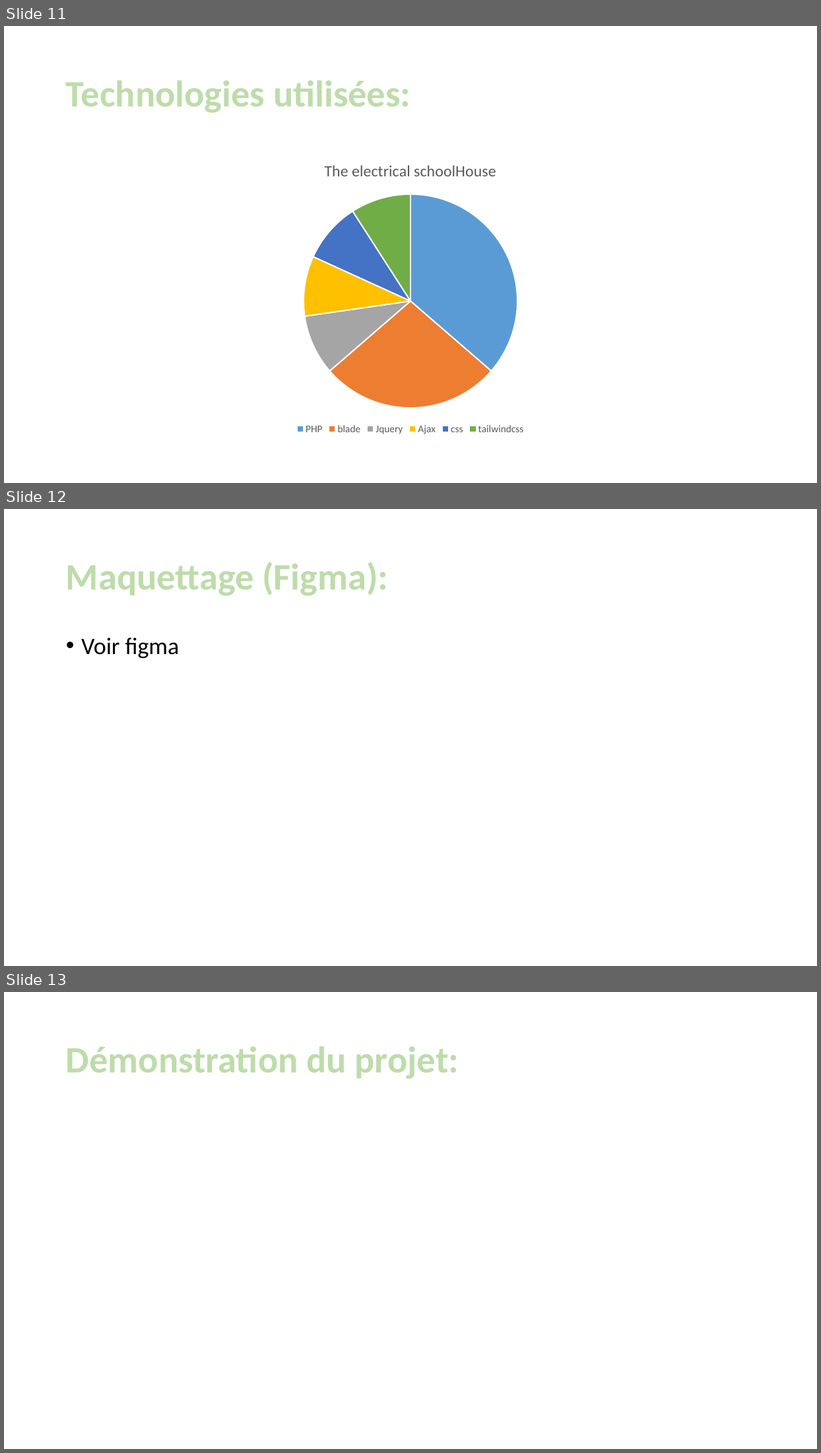
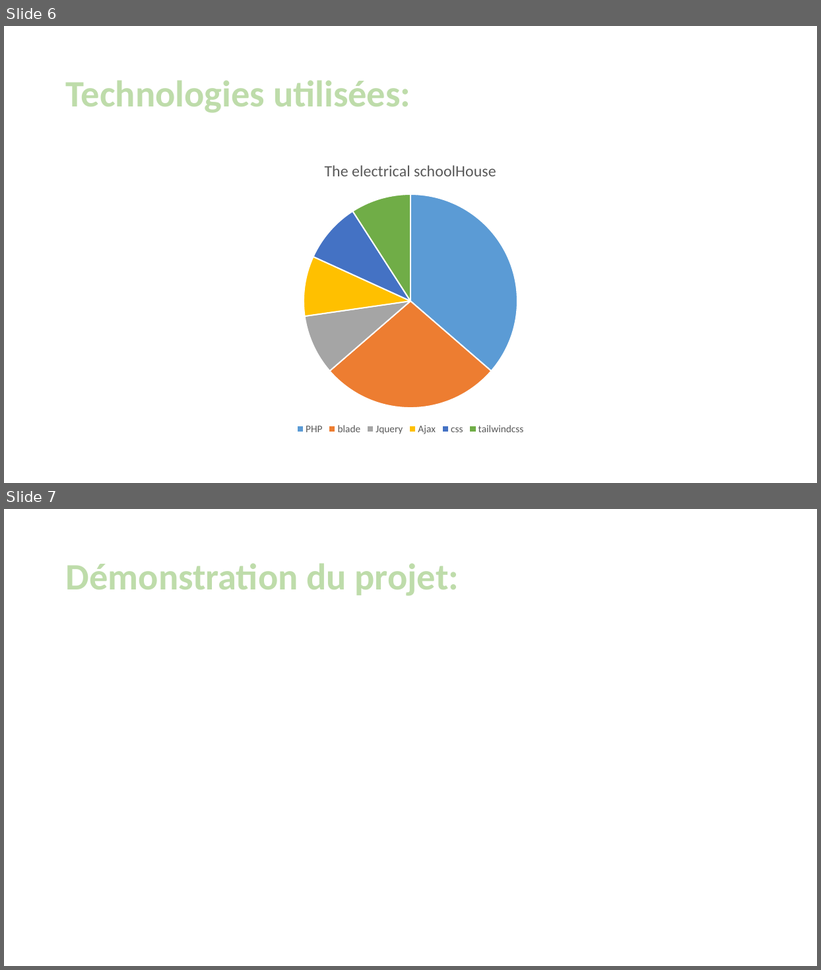
Before and after one commit to moussafia/The_Electric_Schoolhouse-, a slide deck: presentation/The electrical SchoolHouse.pptx. Shown one above the other, each under a label of ours: slides 11, 12 and 13 before the commit, slides 6 and 7 after it. The pictures are 821x1453 and 821x970 pixels, drawn with LibreOffice and Linux fonts; fonts in the diff are those of the drawing. Boxes give left, top, right and bottom in pixels: in the first picture for what was removed or moved away, otherwise in the second. Text is boxed around its words. In the diff, an @@ line names an element or a change of style, - is before the commit and + after.

```diff
--- a/presentation/The electrical SchoolHouse.pptx
+++ b/presentation/The electrical SchoolHouse.pptx
@@ slide 12 removed at (4, 509, 817, 966), background #FFFFFF @@
@@ title removed at (66, 562, 388, 596) @@
-Maquettage (Figma):
@@ text removed at (81, 638, 180, 658) @@
-• Voir figma
@@ what was slide 11 is now slide 6 @@
@@ what was slide 13 is now slide 7 @@
```
Also in this commit, not shown: 1 slide changed, 5 other slides removed, 26 other files.
